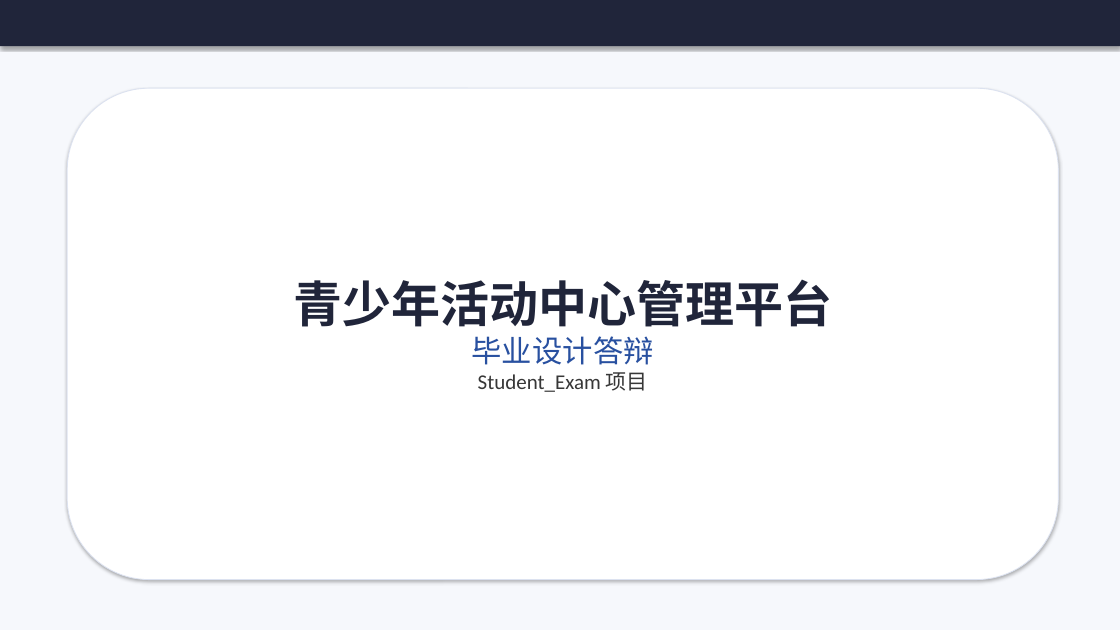
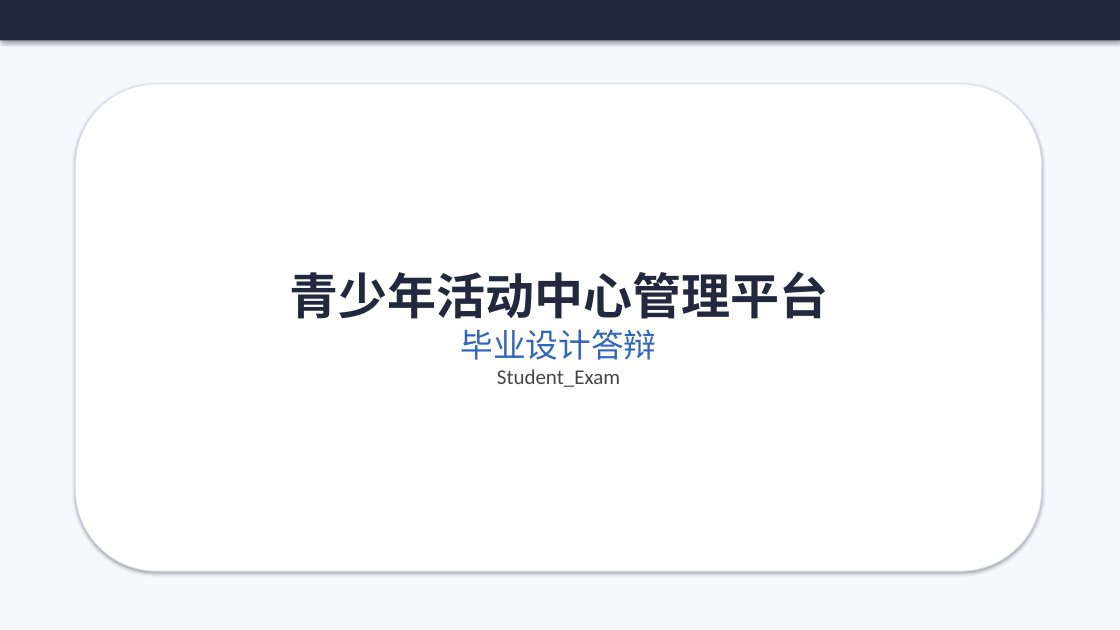
Before and after one commit to cxkqq/Student_Exam, a slide deck: slide 1 of defense_ppt.pptx. Drawn at 1120x630 pixels with LibreOffice and Linux fonts; fonts in the diff are those of the drawing. Boxes give left, top, right and bottom in pixels: in the first picture for what was removed or moved away, otherwise in the second. Text is boxed around its words. In the diff, an @@ line names an element or a change of style, - is before the commit and + after.

```diff
--- a/defense_ppt.pptx
+++ b/defense_ppt.pptx
@@ rectangle: place and size @@
-rectangle at (0,0,1120,46)
+rectangle at (0,0,1120,40)
@@ rectangle at (0,0,1120,40): fill #20253A to #22293F @@
@@ rounded rectangle "青少年活动中心管理平台": place and size @@
-rounded rectangle "青少年活动中心管理平台" at (67,88,1059,580)
+rounded rectangle "青少年活动中心管理平台" at (76,84,1042,571)
@@ text in rounded rectangle at (289,271,828,360): text colour #20253A to #22293F in "青少年活动中心管理平台"; size 26 to 28 pt, text colour #2850A0 to #3166BE in "毕业设计答辩" @@
@@ text in rounded rectangle at (497,369,620,387): text changed; text colour #373737 to #464646 @@
-Student_Exam 项目
+Student_Exam
```
Also in this commit, not shown: 5 other slides changed, 9 slides added, 4 slides removed.
